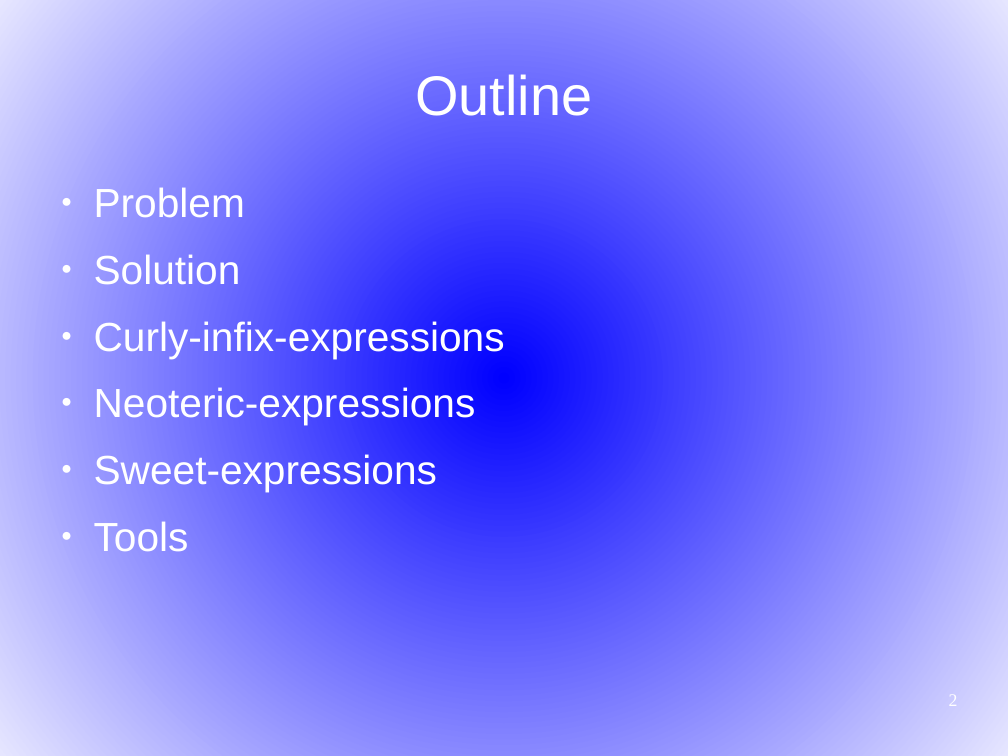
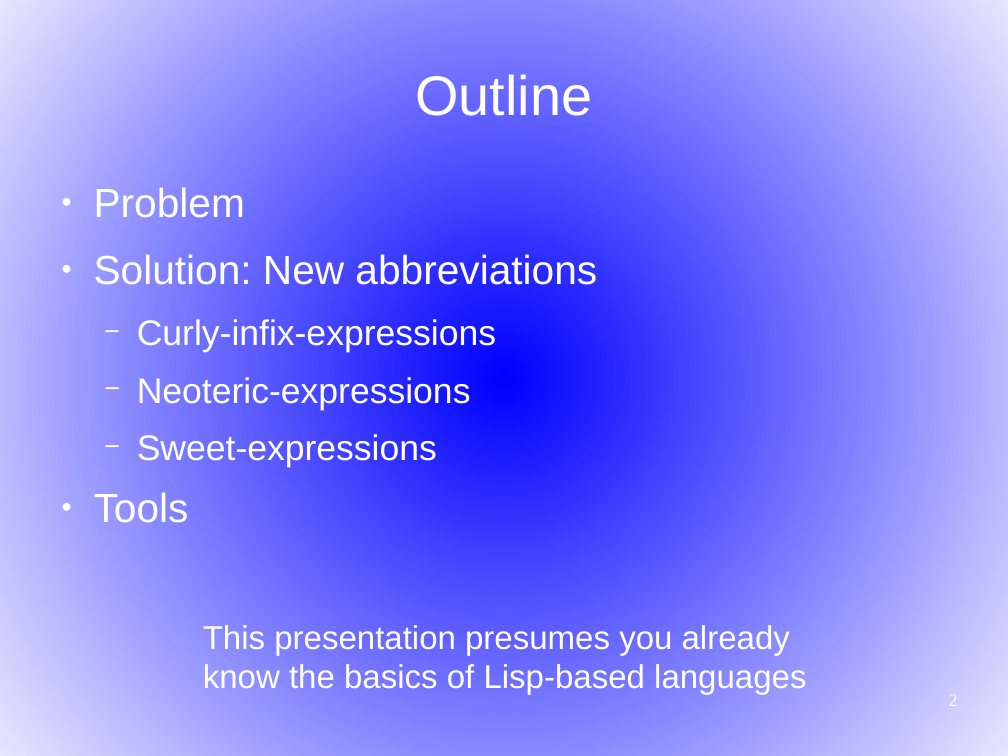
Before and after one commit to martin12333/Readable-Lisp-S-expressions, a slide deck: slide 2 of readable-s-expressions.odp. Drawn at 1008x756 pixels with LibreOffice and Linux fonts; fonts in the diff are those of the drawing. Boxes give left, top, right and bottom in pixels: in the first picture for what was removed or moved away, otherwise in the second. Text is boxed around its words. In the diff, an @@ line names an element or a change of style, - is before the commit and + after.

```diff
--- a/readable-s-expressions.odp
+++ b/readable-s-expressions.odp
@@ text at box(94, 254, 597, 285): text changed @@
-● Solution
+● Solution: New abbreviations
@@ text at box(137, 318, 496, 467): size 32 to 28 pt in "Curly-infix-expressions", "Neoteric-expressions", "Sweet-expressions"; bullet ● to −; list level 1 to 2 in "Curly-infix-expressions"; list level 1 to 2 in "Neoteric-expressions"; list level 1 to 2 in "Sweet-expressions" @@
@@ text added at box(203, 625, 806, 695), 26 pt, text #FFFFFF @@
+This presentation presumes you already
+know the basics of Lisp-based languages
```
Also in this commit, not shown: 8 other slides changed, 1 slide added.
